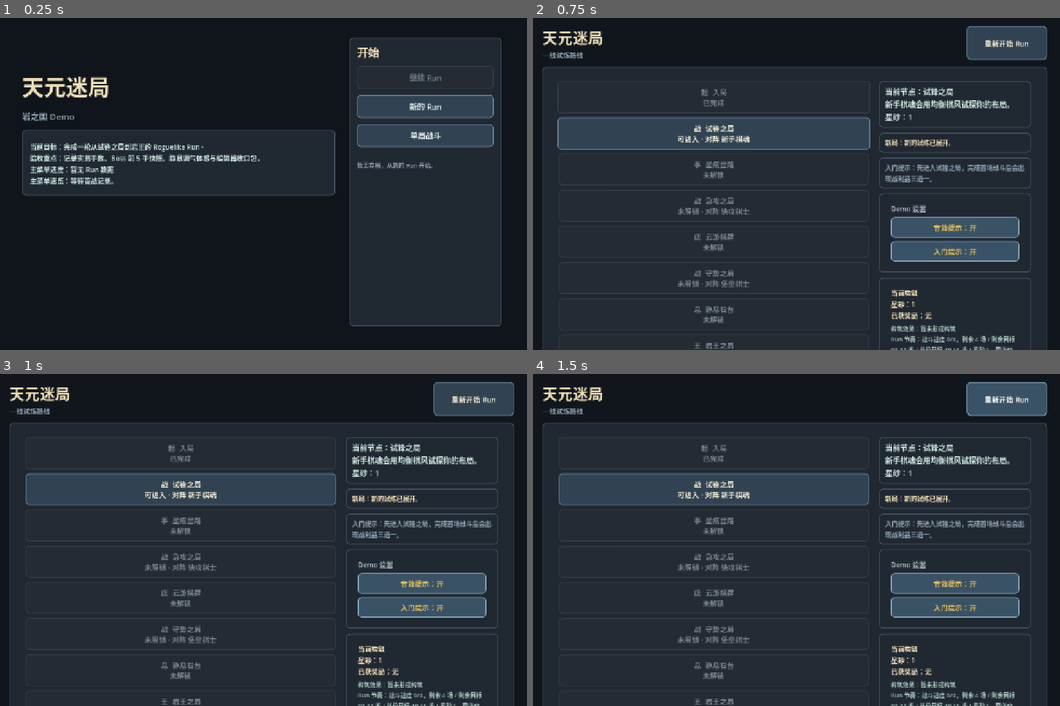
Above: before the commit, frames 1-4 (two rows, left to right).
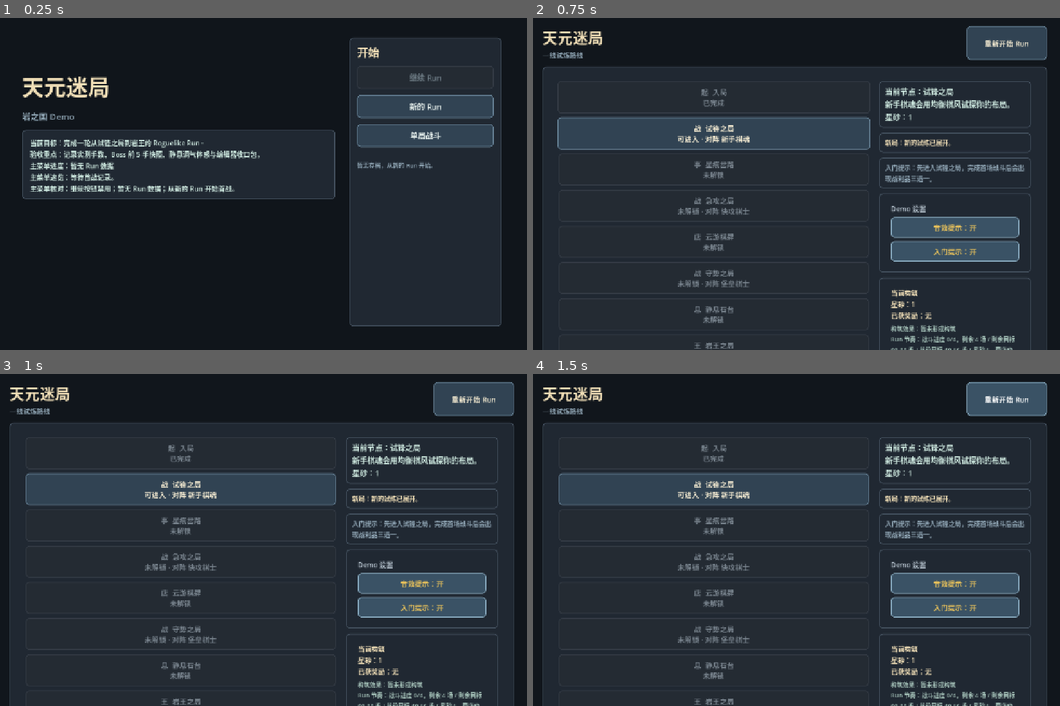
Above: after the commit, the same moments.

Repository: eason522/game
Game: Godot game, scene res://scenes/ui/MainMenu.tscn
Two runs of this game, one before a commit and one after it. Both use one fixed random seed, a clock stepped at 60 frames per second and the inputs below.
Inputs:
- Up to frame 1 (0.25 s): no input
- Up to frame 2 (0.75 s): click "新的 Run" at 0.5 s
- Up to frame 3 (1 s): no input
- Up to frame 4 (1.5 s): click "重新开始 Run" at 1.25 s

The runs differ from the first frame. In frame 1, 3.0% of the frame differs, in the area x 4-64%, y 36-55%; in frame 2, nothing differs; in frame 3, nothing differs; in frame 4, nothing differs.

Commit message:
推进主菜单实机核对行
本轮在主菜单继续前补充实机核对行，合并按钮动作、存档进度和收口包，便于从主菜单恢复完整 Run 时先确认下一步。

验证：顺序运行 Godot headless 冒烟套件，并加载 RunMapScene 场景通过。

Diff:
--- a/scripts/ui/MainMenu.gd
+++ b/scripts/ui/MainMenu.gd
@@ -160,15 +160,16 @@
 		var snapshot_lines: Array = playtest_simulator.get_live_playtest_snapshot_lines(resume_state)
 		continue_button.text = _resume_button_text(resume_state)
 		status_label.text = "检测到可继续的 Run。\n%s" % _first_line(next_action_lines)
-		summary_label.text = "%s\n主菜单进度：%s\n主菜单速览：%s" % [
+		summary_label.text = "%s\n主菜单进度：%s\n主菜单速览：%s\n%s" % [
 			_base_summary_text(),
 			_first_line(snapshot_lines).trim_prefix("实机快照："),
 			" / ".join(closeout_lines),
+			_get_main_menu_check_line(resume_state, snapshot_lines, closeout_lines),
 		]
 	else:
 		continue_button.text = "继续 Run"
 		status_label.text = "暂无存档，从新的 Run 开始。"
-		summary_label.text = "%s\n主菜单进度：暂无 Run 数据\n主菜单速览：等待首战记录。" % _base_summary_text()
+		summary_label.text = "%s\n主菜单进度：暂无 Run 数据\n主菜单速览：等待首战记录。\n主菜单核对：继续按钮禁用；暂无 Run 数据；从新的 Run 开始首战。" % _base_summary_text()
 
 
 func _base_summary_text() -> String:
@@ -200,6 +201,13 @@
 		return "编辑器指引：从路线图开始完整 Run"
 
 	return String(lines[0])
+
+
+func _get_main_menu_check_line(run_state, snapshot_lines: Array, closeout_lines: Array) -> String:
+	var action_text := _resume_button_text(run_state).trim_prefix("继续：")
+	var progress_text := _first_line(snapshot_lines).trim_prefix("实机快照：")
+	var closeout_text := _first_line(closeout_lines).trim_prefix("编辑器收口包：")
+	return "主菜单核对：%s；%s；%s" % [action_text, progress_text, closeout_text]
 
 
 func _resume_button_text(run_state) -> String:
--- a/tests/main_menu_smoke.gd
+++ b/tests/main_menu_smoke.gd
@@ -52,6 +52,9 @@
 	if scene.summary_label == null or not scene.summary_label.text.contains("主菜单速览") or not scene.summary_label.text.contains("等待首战记录"):
 		failures.append("main menu: expected no-save playtest overview")
 
+	if scene.summary_label == null or not scene.summary_label.text.contains("主菜单核对") or not scene.summary_label.text.contains("继续按钮禁用"):
+		failures.append("main menu: expected no-save launch check line")
+
 	var run_state := RunStateScript.new(MapGeneratorScript.new().generate_linear_route())
 	RunSaveScript.save_state(run_state)
 	scene._refresh_continue_state()
@@ -73,6 +76,9 @@
 	if scene.summary_label == null or not scene.summary_label.text.contains("当前 试锋之局") or not scene.summary_label.text.contains("实测 0/4 场"):
 		failures.append("main menu: expected saved-run progress overview")
 
+	if scene.summary_label == null or not scene.summary_label.text.contains("主菜单核对") or not scene.summary_label.text.contains("进入试锋之局"):
+		failures.append("main menu: expected saved-run launch check line")
+
 	run_state.resolve_current_node(true, [{
 		"id": "smoke_reward",
 		"title": "测试奖励",
@@ -89,6 +95,9 @@
 
 	if scene.summary_label == null or not scene.summary_label.text.contains("实测 1/4 场"):
 		failures.append("main menu: expected progress overview to reflect recorded battle count")
+
+	if scene.summary_label == null or not scene.summary_label.text.contains("主菜单核对") or not scene.summary_label.text.contains("领取战利品"):
+		failures.append("main menu: expected launch check to reflect pending rewards")
 
 	run_state.pending_rewards.clear()
 	run_state.pending_reward_node_index = -1
Not shown, changed: DEVELOPMENT_PLAN.md
Not shown, changed: README.md
